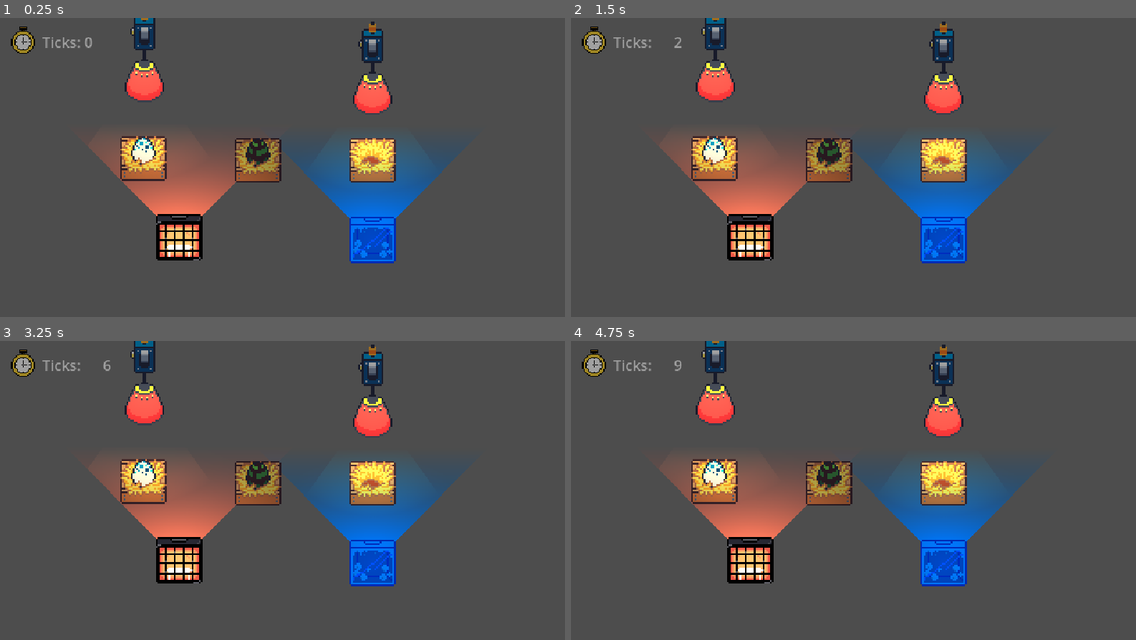
Above: before the commit, frames 1-4 (two rows, left to right).
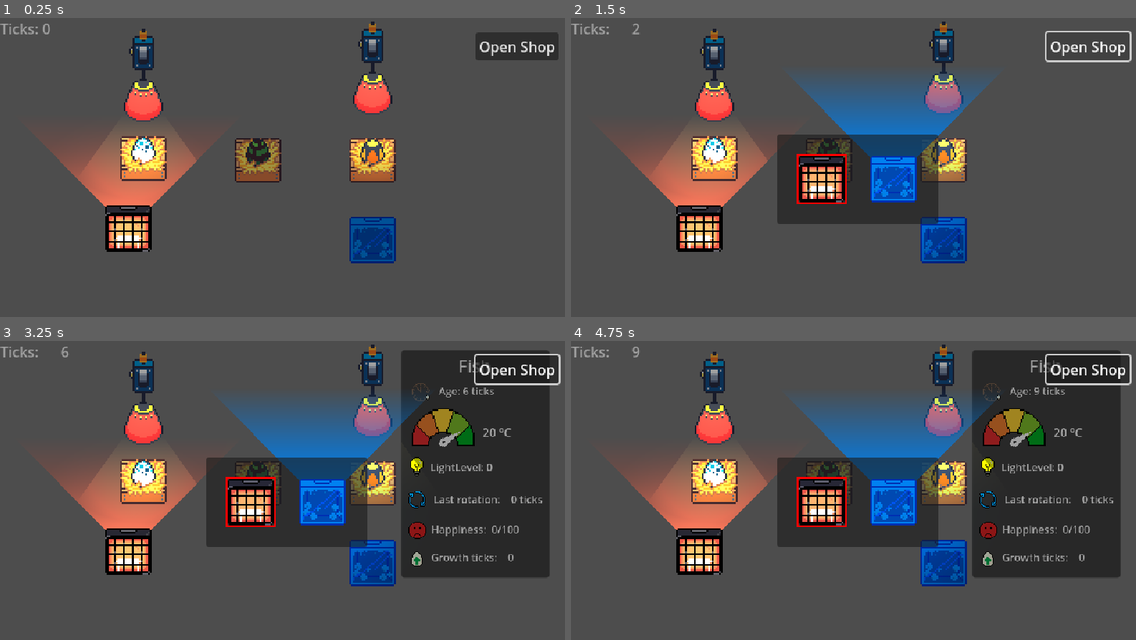
Above: after the commit, the same moments.

Repository: Chris-GW/eggs_incubation_station
Game: Godot game, scene res://main.tscn
Same seed, same stepped clock (60 frames per second), same inputs: the game is played once before the commit and once after it.
Inputs (mouse positions are in pixels of both pictures, inside the frame that each line leads up to):
- Up to frame 1 (0.25 s): no input
- Up to frame 2 (1.5 s): click (1085, 44) at 0.5 s, where only the run after the commit has a clickable "Open Shop"; click (1085, 44) at 1.25 s, where only the run after the commit has a clickable "Open Shop"
- Up to frame 3 (3.25 s): click (514, 367) at 2 s, where only the run after the commit has a clickable "Open Shop"; drag from (141, 481) to (372, 484) at 2.77 s
- Up to frame 4 (4.75 s): tap Enter at 3.5 s; drag from (830, 484) to (751, 559) at 3.52 s; tap Space at 4.25 s; move the mouse to (943, 484) at 4.27 s; click (943, 484) at 4.42 s

The runs differ from the first frame. In frame 1, 17% of the frame differs, in the area x 0-99%, y 0-83%; in frame 2, 26%; in frame 3, 44%, in the area x 0-100%, y 0-83%; in frame 4, 44%.

Commit message:
Updates

Diff:
--- a/main.tscn
+++ b/main.tscn
@@ -1,13 +1,15 @@
-[gd_scene load_steps=9 format=3 uid="uid://dfyxn8l8uy0hm"]
+[gd_scene load_steps=11 format=3 uid="uid://dfyxn8l8uy0hm"]
 
 [ext_resource type="Script" uid="uid://jvepttfn2388" path="res://scripts/main.gd" id="1_ig7tw"]
-[ext_resource type="PackedScene" path="res://scenes/incubation_station.tscn" id="2_0xm2m"]
+[ext_resource type="PackedScene" uid="uid://b7xwoymju70oo" path="res://scenes/incubation_station.tscn" id="2_0xm2m"]
 [ext_resource type="Resource" uid="uid://igwpka7ehvvf" path="res://scripts/egg_creatures/creature_chicken.tres" id="3_1bvp3"]
 [ext_resource type="PackedScene" uid="uid://bb2c5mlyg7sy4" path="res://scenes/devices/heater.tscn" id="3_h2yge"]
 [ext_resource type="Resource" uid="uid://5hgtftfyu4uv" path="res://scripts/egg_creatures/creature_duck.tres" id="4_lquwl"]
+[ext_resource type="Resource" uid="uid://xfb8qlmbupqj" path="res://scripts/egg_creatures/creature_fish.tres" id="5_5vw27"]
 [ext_resource type="PackedScene" uid="uid://m7nn74deuc3m" path="res://scenes/devices/hanging_lamp.tscn" id="6_7mycd"]
 [ext_resource type="PackedScene" uid="uid://brnwpac523qw7" path="res://scenes/devices/cooler.tscn" id="7_272bh"]
-[ext_resource type="Texture2D" uid="uid://biffo85pl1gp" path="res://assets/UI_UX/Egg_Stats/Clock_ticks.png" id="8_5vw27"]
+[ext_resource type="PackedScene" uid="uid://dv57jw1jlbgw" path="res://scenes/shop/device_shop.tscn" id="9_kek77"]
+[ext_resource type="PackedScene" uid="uid://d2xwmhitg3r0s" path="res://scenes/shop/egg_reward.tscn" id="10_4c57u"]
 
 [node name="Main" type="Node2D"]
 script = ExtResource("1_ig7tw")
@@ -24,40 +26,30 @@
 
 [node name="IncubationStation3" parent="Map" instance=ExtResource("2_0xm2m")]
 position = Vector2(416, 160)
+starting_egg_creature = ExtResource("5_5vw27")
 
 [node name="Heater" parent="Map" instance=ExtResource("3_h2yge")]
-position = Vector2(200, 245)
-intensity = 44.0
+position = Vector2(143, 235)
 
 [node name="HangingLamp" parent="Map" instance=ExtResource("6_7mycd")]
-position = Vector2(161, 42)
+position = Vector2(160, 64)
 
 [node name="HangingLamp2" parent="Map" instance=ExtResource("6_7mycd")]
 position = Vector2(416, 56)
+enabled = false
 
 [node name="Cooler" parent="Map" instance=ExtResource("7_272bh")]
 position = Vector2(416, 248)
+enabled = false
 
 [node name="GameTickTimer" type="Timer" parent="."]
 wait_time = 0.5
 autostart = true
 
-[node name="Ticks" type="TextureRect" parent="."]
-offset_left = 5.0
-offset_top = 5.0
-offset_right = 45.0
-offset_bottom = 45.0
-texture = ExtResource("8_5vw27")
-expand_mode = 1
-stretch_mode = 4
-
-[node name="TickLabel" type="Label" parent="Ticks"]
+[node name="TickLabel" type="Label" parent="."]
 unique_name_in_owner = true
-layout_mode = 0
-offset_left = 42.0
-offset_top = 10.0
-offset_right = 99.0
-offset_bottom = 33.0
+offset_right = 40.0
+offset_bottom = 23.0
 text = "Ticks: 0"
 
 [node name="CanvasModulate" type="CanvasModulate" parent="."]
@@ -66,4 +58,33 @@
 [node name="Camera2D" type="Camera2D" parent="."]
 anchor_mode = 0
 
+[node name="CanvasLayer" type="CanvasLayer" parent="."]
+
+[node name="OpenShopButton" type="Button" parent="CanvasLayer"]
+anchors_preset = 1
+anchor_left = 1.0
+anchor_right = 1.0
+offset_left = -109.0
+offset_top = 16.0
+offset_right = -16.0
+offset_bottom = 47.0
+grow_horizontal = 0
+text = "Open Shop"
+
+[node name="DeviceShop" parent="CanvasLayer" instance=ExtResource("9_kek77")]
+unique_name_in_owner = true
+visible = false
+offset_left = -90.0
+offset_right = 90.0
+
+[node name="EggReward" parent="CanvasLayer" instance=ExtResource("10_4c57u")]
+unique_name_in_owner = true
+visible = false
+offset_left = -303.5
+offset_top = -122.5
+offset_right = 303.5
+offset_bottom = 122.5
+
 [connection signal="timeout" from="GameTickTimer" to="." method="_on_game_tick_timer_timeout"]
+[connection signal="pressed" from="CanvasLayer/OpenShopButton" to="." method="_on_open_shop_button_pressed"]
+[connection signal="creature_choosen" from="CanvasLayer/EggReward" to="." method="_on_egg_reward_creature_choosen"]
--- a/scenes/devices/cooler.tscn
+++ b/scenes/devices/cooler.tscn
@@ -73,9 +73,9 @@
 layout_mode = 2
 text = "Heater"
 
-[node name="DescriptionLabel" type="Label" parent="HoverPanelContainer/BoxContainer"]
+[node name="DescriptionLabel2" type="Label" parent="HoverPanelContainer/BoxContainer"]
 layout_mode = 2
-text = "Emits cold to eggs"
+text = "Emits heat to eggs"
 
 [node name="IntensityLabel" type="Label" parent="HoverPanelContainer/BoxContainer"]
 unique_name_in_owner = true
--- a/scenes/egg.tscn
+++ b/scenes/egg.tscn
@@ -15,12 +15,6 @@
 monitoring = false
 script = ExtResource("1_qlus4")
 egg_creature = ExtResource("2_34461")
-age_ticks = null
-temperature = null
-light_level = null
-ticks_since_last_rotation = null
-happiness = null
-growth_ticks = null
 
 [node name="Sprite2D" type="Sprite2D" parent="."]
 scale = Vector2(2, 2)
--- a/scenes/incubation_station.tscn
+++ b/scenes/incubation_station.tscn
@@ -1,15 +1,16 @@
-[gd_scene load_steps=15 format=3 uid="uid://bf1xxj7js717l"]
+[gd_scene load_steps=16 format=3 uid="uid://b7xwoymju70oo"]
 
 [ext_resource type="Script" uid="uid://dqri55g4ymo54" path="res://scripts/incubation_station.gd" id="1_ck6wp"]
 [ext_resource type="Texture2D" uid="uid://0bfoddy6eyib" path="res://assets/eggs/Incubator Color.png" id="1_fqn86"]
 [ext_resource type="PackedScene" uid="uid://dfmpxw6jsmck3" path="res://scenes/egg.tscn" id="2_y04yn"]
-[ext_resource type="Texture2D" uid="uid://3o80gnr55ms4" path="res://assets/UI_UX/Egg_Stats/Age.png" id="4_aha2a"]
-[ext_resource type="Texture2D" uid="uid://cfukon5gqi66w" path="res://assets/UI_UX/Egg_Stats/Temperature.png" id="4_psc80"]
-[ext_resource type="Texture2D" uid="uid://i0dpjo868ugx" path="res://assets/UI_UX/Egg_Stats/Temperature_marker.png" id="5_72j1t"]
-[ext_resource type="Texture2D" uid="uid://do2w2nrvwj27q" path="res://assets/UI_UX/Egg_Stats/Lamp.png" id="6_jtycx"]
-[ext_resource type="Texture2D" uid="uid://22832juljqeu" path="res://assets/UI_UX/Egg_Stats/Happy_face.png" id="7_4ef3w"]
-[ext_resource type="Texture2D" uid="uid://dtclbfnauia06" path="res://assets/UI_UX/Egg_Stats/Rotation.png" id="8_8vgin"]
-[ext_resource type="Texture2D" uid="uid://u3mn4govciwn" path="res://assets/UI_UX/Egg_Stats/Growth.png" id="10_haieb"]
+[ext_resource type="Texture2D" uid="uid://0bu6ryyy217l" path="res://assets/eggs/egg_questionmark.png" id="4_psc80"]
+[ext_resource type="Texture2D" uid="uid://3o80gnr55ms4" path="res://assets/UI_UX/Egg_Stats/Age.png" id="5_p4a3t"]
+[ext_resource type="Texture2D" uid="uid://cfukon5gqi66w" path="res://assets/UI_UX/Egg_Stats/Temperature.png" id="6_rggt2"]
+[ext_resource type="Texture2D" uid="uid://i0dpjo868ugx" path="res://assets/UI_UX/Egg_Stats/Temperature_marker.png" id="7_7moh4"]
+[ext_resource type="Texture2D" uid="uid://do2w2nrvwj27q" path="res://assets/UI_UX/Egg_Stats/Lamp.png" id="8_yanh1"]
+[ext_resource type="Texture2D" uid="uid://dtclbfnauia06" path="res://assets/UI_UX/Egg_Stats/Rotation.png" id="9_6jdl5"]
+[ext_resource type="Texture2D" uid="uid://22832juljqeu" path="res://assets/UI_UX/Egg_Stats/Happy_face.png" id="10_ts02c"]
+[ext_resource type="Texture2D" uid="uid://u3mn4govciwn" path="res://assets/UI_UX/Egg_Stats/Growth.png" id="11_5hlw3"]
 
 [sub_resource type="AtlasTexture" id="AtlasTexture_y04yn"]
 atlas = ExtResource("1_fqn86")
@@ -26,7 +27,7 @@
 [sub_resource type="RectangleShape2D" id="RectangleShape2D_ck6wp"]
 size = Vector2(52, 50)
 
-[node name="IncubationStation" type="Area2D" groups=["devices"]]
+[node name="IncubationStation" type="Area2D" groups=["devices", "incubation_station"]]
 script = ExtResource("1_ck6wp")
 
 [node name="BoxSprite" type="Sprite2D" parent="."]
@@ -50,6 +51,23 @@
 visible = false
 position = Vector2(0, -1)
 shape = SubResource("RectangleShape2D_ck6wp")
+
+[node name="PlaceEggButton" type="Button" parent="."]
+visible = false
+anchors_preset = 8
+anchor_left = 0.5
+anchor_top = 0.5
+anchor_right = 0.5
+anchor_bottom = 0.5
+offset_left = -26.0
+offset_top = -26.0
+offset_right = 26.0
+offset_bottom = 24.0
+grow_horizontal = 2
+grow_vertical = 2
+icon = ExtResource("4_psc80")
+icon_alignment = 1
+expand_icon = true
 
 [node name="Panel" type="Panel" parent="."]
 visible = false
@@ -203,3 +221,4 @@
 [connection signal="input_event" from="." to="." method="_on_input_event"]
 [connection signal="mouse_entered" from="." to="." method="_on_mouse_entered"]
 [connection signal="mouse_exited" from="." to="." method="_on_mouse_exited"]
+[connection signal="pressed" from="PlaceEggButton" to="." method="_on_place_egg_button_pressed"]
Not shown: 7 places in scenes/incubation_station.tscn that only renumber resources
Not shown: 1 places in scripts/egg_creatures/creature_fish.tres that only renumber resources
